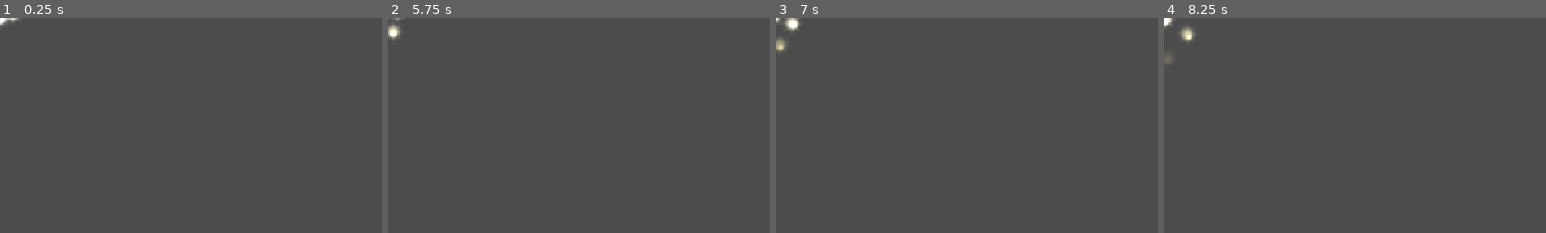
Above: before the commit, frames 1-4 (left to right).
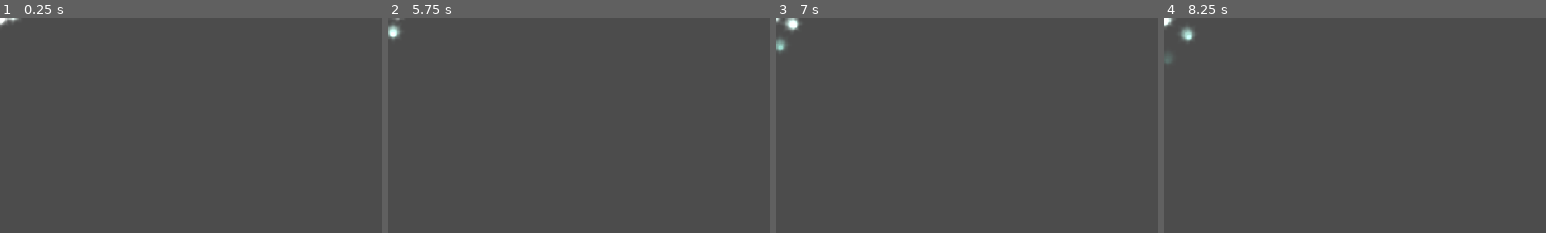
Above: after the commit, the same moments.

Repository: mephistia/haunt-and-seek
Game: Godot game, scene res://Scenes/Ghost.tscn
Same seed, same stepped clock (60 frames per second), same inputs: the game is played once before the commit and once after it. This scene is started directly instead of the project's main scene.
Inputs:
- Up to frame 1 (0.25 s): no input
- Up to frame 2 (5.75 s): tap Enter at 0.5, 2, 3.5 s; hold D (move_right) 0.53-1.28 s; hold Space (main_action) 0.53-1.28 s; hold S (move_down) 1.28-2.03 s; tap 1 (item_1) at 1.35 s; tap Space (main_action) at 1.55, 2.3, 2.75, 2.85, 3.8, 4.25, 4.35, 5.3 s; hold D (move_right) 2.03-2.78 s; hold 2 (item_2) 2.03-2.78 s; hold W (move_up) 2.78-3.53 s; hold 3 (tecla_3) 3.53-4.28 s; hold A (move_left) 3.53-5.03 s; hold S (move_down) from 5.03 s (still down); hold 1 (item_1) from 5.03 s (still down)
- Up to frame 3 (7 s): release S (move_down) at 5.78 s; release 1 (item_1) at 5.78 s; hold D (move_right) 5.78-6.53 s; tap 2 (item_2) at 5.85 s; tap Space (main_action) at 6.05 s; hold W (move_up) from 6.53 s (still down); hold Space (main_action) from 6.53 s (still down)
- Up to frame 4 (8.25 s): release W (move_up) at 7.28 s; release Space (main_action) at 7.28 s; hold D (move_right) 7.28-8.03 s; tap 3 (tecla_3) at 7.35 s; tap Space (main_action) at 7.55 s; hold S (move_down) from 8.03 s (still down); hold Space (main_action) from 8.03 s (still down)
The pictures show only the part of the screen within x 0-50%, y 0-50%; the shares and areas given below are measured in that part.

The runs differ from the first frame. In frame 2, less than 0.1% of the frame differs, in the area x 0-3%, y 4-9%; in frame 3, 0.1%, in the area x 0-6%, y 0-16%; in frame 4, less than 0.1%.
Error in both runs: Attempt to call function 'get_node' in base 'null instance' on a null instance. (res://Scenes/Ghost.gd:28)

Commit message:
Alterar sprites

Diff:
--- a/Scenes/Ghost.gd
+++ b/Scenes/Ghost.gd
@@ -39,6 +39,7 @@
 	$RClickTimer.connect("timeout", self, "_on_RClickTimer_timeout")
 	$RClickDuration.connect("timeout", self, "_on_RClickDuration_timeout")
 	randomize()
+	$HauntingAnim.emitting = false
 	.on_ready() # Chamar função pai ("super")
 
 
@@ -87,7 +88,7 @@
 	rpc("play_random")
 	can_haunt = false
 	rpc("emit_haunting")
-	print("Paralisar? " + str(should_paralyze))
+	$HauntingAnim.emitting = true
 	if (should_paralyze):
 		# randomizar tempo
 		$RClickDuration.wait_time = rand_range(0.8, 3.2)
@@ -123,6 +124,8 @@
 	rpc("set_new_contained_diff", 35)
 	rpc("toggle_invisible", false)
 	rpc("emit_stopped_haunting")
+	$HauntingAnim.emitting = false
+
 
 
 sync func emit_stopped_haunting():
--- a/Scenes/Ghost.tscn
+++ b/Scenes/Ghost.tscn
@@ -12,7 +12,7 @@
 [ext_resource path="res://assets/fx/light.png" type="Texture" id=10]
 
 [sub_resource type="CircleShape2D" id=1]
-radius = 100.0
+radius = 90.0
 
 [sub_resource type="AudioStreamOGGVorbis" id=2]
 data = PoolByteArray( 79, 103, 103, 83, 0, 2, 0, 0, 0, 0, 0, 0, 0, 0, 32, 79, 0, 0, 0, 0, 0, 0, 111, 209, 216, 104, 1,  …(222397 unchanged characters)…
@@ -21,7 +21,7 @@
 light_mode = 2
 
 [sub_resource type="Gradient" id=4]
-colors = PoolColorArray( 0.998291, 1, 0.992188, 1, 1, 0.884436, 0.356863, 0 )
+colors = PoolColorArray( 0.998291, 1, 0.992188, 1, 0.34375, 1, 0.859922, 0 )
 
 [sub_resource type="GradientTexture" id=5]
 gradient = SubResource( 4 )
@@ -46,6 +46,30 @@
 orbit_velocity = 0.0
 orbit_velocity_random = 0.0
 color_ramp = SubResource( 5 )
+
+[sub_resource type="Gradient" id=9]
+offsets = PoolRealArray( 0, 0.706161, 0.938389, 1 )
+colors = PoolColorArray( 0.0235294, 0.0784314, 0.0705882, 0, 0.270588, 1, 0.984314, 0.67451, 0.294118, 1, 0.950368, 0.65098, 0.402344, 1, 0.915955, 0 )
+
+[sub_resource type="GradientTexture" id=10]
+gradient = SubResource( 9 )
+
+[sub_resource type="ParticlesMaterial" id=11]
+emission_shape = 1
+emission_sphere_radius = 128.0
+flag_disable_z = true
+direction = Vector3( 0, 0, 0 )
+spread = 0.0
+gravity = Vector3( 0, 0, 0 )
+angular_velocity = -172.8
+orbit_velocity = -0.2
+orbit_velocity_random = 0.0
+linear_accel = 10.0
+tangential_accel = 85.6
+angle_random = 1.0
+scale = 0.3
+scale_random = 0.32
+color_ramp = SubResource( 10 )
 
 [node name="Ghost" groups=[
 "Players",
@@ -108,6 +132,14 @@
 __meta__ = {
 "_editor_description_": ""
 }
+
+[node name="HauntingAnim" type="Particles2D" parent="." index="14"]
+position = Vector2( 0, -8 )
+amount = 150
+lifetime = 1.5
+preprocess = 123.66
+process_material = SubResource( 11 )
+texture = ExtResource( 3 )
 [connection signal="area_shape_entered" from="DetectionArea" to="." method="_on_DetectionArea_area_shape_entered"]
 [connection signal="area_shape_exited" from="DetectionArea" to="." method="_on_DetectionArea_area_shape_exited"]
 [connection signal="body_entered" from="DetectionArea" to="." method="_on_DetectionArea_body_entered"]
--- a/Scenes/Maria.gd
+++ b/Scenes/Maria.gd
@@ -49,6 +49,7 @@
 			ghost.connect("haunting", self, "_on_Ghost_haunting")
 			ghost.connect("stopped_haunting", self, "_on_Ghost_stopped_haunting")
 			ghost.get_node("Light2D").hide()
+			ghost.get_node("HauntingAnim").hide()
 
 
 func _process(delta):
--- a/Scenes/Player.tscn
+++ b/Scenes/Player.tscn
@@ -1,34 +1,66 @@
-[gd_scene load_steps=9 format=2]
+[gd_scene load_steps=17 format=2]
 
-[ext_resource path="res://assets/characters/maria.png" type="Texture" id=1]
-[ext_resource path="res://assets/characters/ghost.png" type="Texture" id=2]
+[ext_resource path="res://assets/characters/maria-walk.png" type="Texture" id=1]
+[ext_resource path="res://assets/characters/GhostWillySprites-Sheet.png" type="Texture" id=2]
 [ext_resource path="res://Scenes/Player.gd" type="Script" id=3]
 [ext_resource path="res://assets/fonts/Minecraftia-Regular.ttf" type="DynamicFontData" id=4]
 
-[sub_resource type="SpriteFrames" id=1]
+[sub_resource type="AtlasTexture" id=1]
+atlas = ExtResource( 2 )
+region = Rect2( 0, 0, 16, 16 )
+
+[sub_resource type="AtlasTexture" id=2]
+atlas = ExtResource( 2 )
+region = Rect2( 16, 0, 16, 16 )
+
+[sub_resource type="AtlasTexture" id=7]
+atlas = ExtResource( 1 )
+region = Rect2( 0, 0, 32, 32 )
+
+[sub_resource type="AtlasTexture" id=8]
+atlas = ExtResource( 1 )
+region = Rect2( 32, 0, 32, 32 )
+
+[sub_resource type="AtlasTexture" id=9]
+atlas = ExtResource( 1 )
+region = Rect2( 64, 0, 32, 32 )
+
+[sub_resource type="AtlasTexture" id=10]
+atlas = ExtResource( 1 )
+region = Rect2( 96, 0, 32, 32 )
+
+[sub_resource type="AtlasTexture" id=11]
+atlas = ExtResource( 1 )
+region = Rect2( 128, 0, 32, 32 )
+
+[sub_resource type="AtlasTexture" id=12]
+atlas = ExtResource( 1 )
+region = Rect2( 160, 0, 32, 32 )
+
+[sub_resource type="SpriteFrames" id=3]
 animations = [ {
-"frames": [ ExtResource( 2 ) ],
+"frames": [ SubResource( 1 ), SubResource( 2 ) ],
 "loop": true,
 "name": "ghost",
-"speed": 5.0
+"speed": 6.0
 }, {
-"frames": [ ExtResource( 1 ) ],
+"frames": [ SubResource( 7 ), SubResource( 8 ), SubResource( 9 ), SubResource( 10 ), SubResource( 11 ), SubResource( 12 ) ],
 "loop": true,
 "name": "maria",
-"speed": 5.0
+"speed": 11.0
 } ]
 
-[sub_resource type="RectangleShape2D" id=2]
+[sub_resource type="RectangleShape2D" id=4]
 extents = Vector2( 8, 8 )
 
-[sub_resource type="DynamicFont" id=3]
+[sub_resource type="DynamicFont" id=5]
 size = 8
 outline_size = 1
 outline_color = Color( 0.0705882, 0.0666667, 0.0666667, 1 )
 use_mipmaps = true
 font_data = ExtResource( 4 )
 
-[sub_resource type="CapsuleShape2D" id=4]
+[sub_resource type="CapsuleShape2D" id=6]
 radius = 11.8607
 height = 7.51727
 
@@ -36,22 +68,23 @@
 script = ExtResource( 3 )
 
 [node name="AnimatedSprite" type="AnimatedSprite" parent="."]
-position = Vector2( -12, -24 )
-scale = Vector2( 1.5, 1.5 )
-frames = SubResource( 1 )
+position = Vector2( -16, -29 )
+frames = SubResource( 3 )
 animation = "maria"
+frame = 2
+playing = true
 centered = false
 
 [node name="CollisionShape2D" type="CollisionShape2D" parent="."]
 position = Vector2( 0, -8 )
-shape = SubResource( 2 )
+shape = SubResource( 4 )
 
 [node name="PlayerName" type="Label" parent="."]
 margin_left = -32.0
 margin_top = -40.0
 margin_right = 32.0
 margin_bottom = -24.0
-custom_fonts/font = SubResource( 3 )
+custom_fonts/font = SubResource( 5 )
 text = "Player"
 align = 1
 __meta__ = {
Not shown: 1 places in Scenes/Ghost.tscn that only renumber resources
Not shown: 2 places in Scenes/Player.tscn that only renumber resources
Binary file added: assets/characters/GhostWillySprites-Sheet.png
Not shown, added: assets/characters/GhostWillySprites-Sheet.png.import
Binary file added: assets/characters/maria-idle.png
Not shown, added: assets/characters/maria-idle.png.import
Binary file added: assets/characters/maria-walk.png
Not shown, added: assets/characters/maria-walk.png.import
Binary file added: assets/fx/10_weaponhit_spritesheet.png
Not shown, added: assets/fx/10_weaponhit_spritesheet.png.import
Binary file added: assets/fx/blobs.png
Not shown, added: assets/fx/blobs.png.import
(and 1 more such lines)
